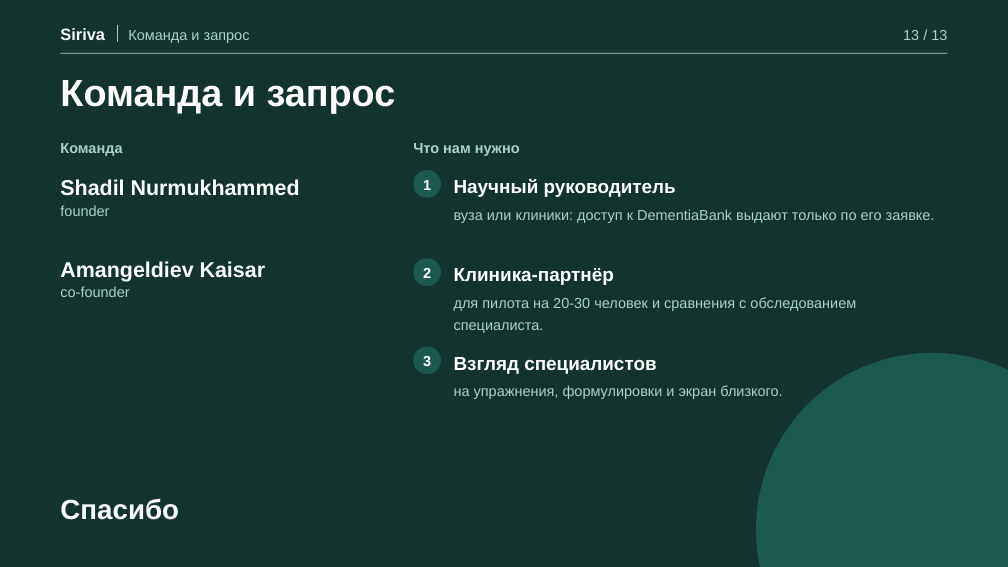
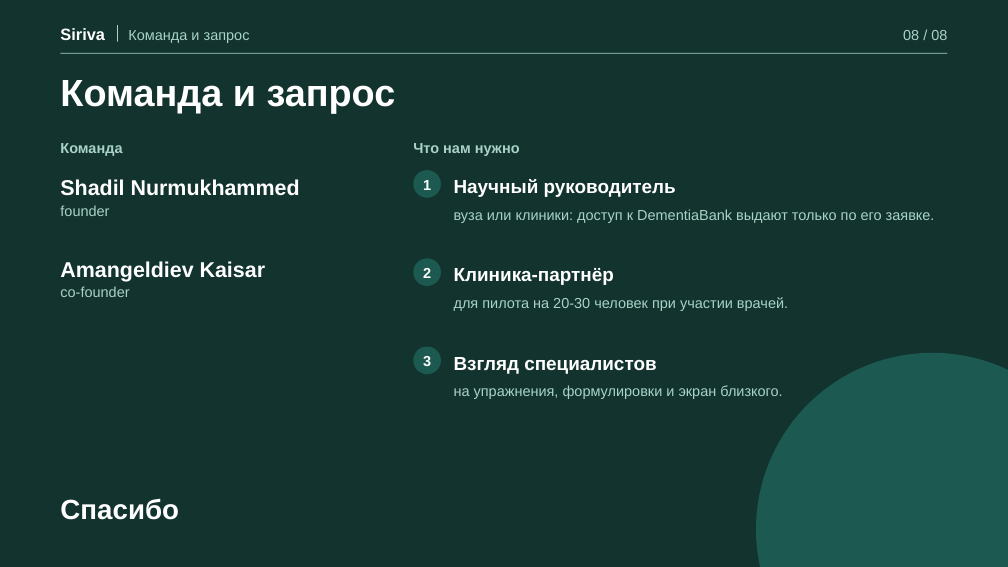
Before and after one commit to shadix23/siriva, a slide deck: slide 8 of pitch/Siriva-pitch.pptx (slide 13 before the commit). Drawn at 1008x567 pixels with LibreOffice and Linux fonts; fonts in the diff are those of the drawing. Boxes give left, top, right and bottom in pixels: in the first picture for what was removed or moved away, otherwise in the second. Text is boxed around its words. In the diff, an @@ line names an element or a change of style, - is before the commit and + after.

```diff
--- a/pitch/Siriva-pitch.pptx
+++ b/pitch/Siriva-pitch.pptx
@@ text at (903,30,947,40): text changed @@
-13 / 13
+08 / 08
@@ text at (454,297,788,311): text changed @@
-для пилота на 20-30 человек и сравнения с обследованием специалиста.
+для пилота на 20-30 человек при участии врачей.
```
Also in this commit, not shown: 4 other slides changed, 3 slides added, 8 slides removed, 56 other files.
